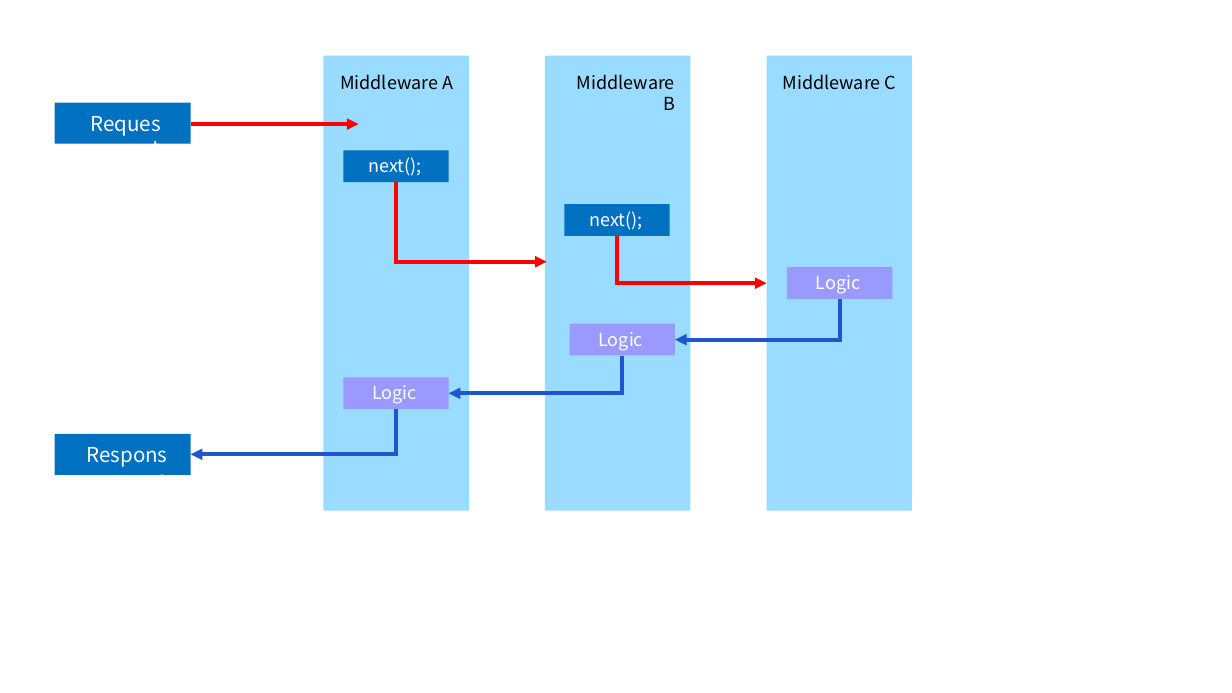
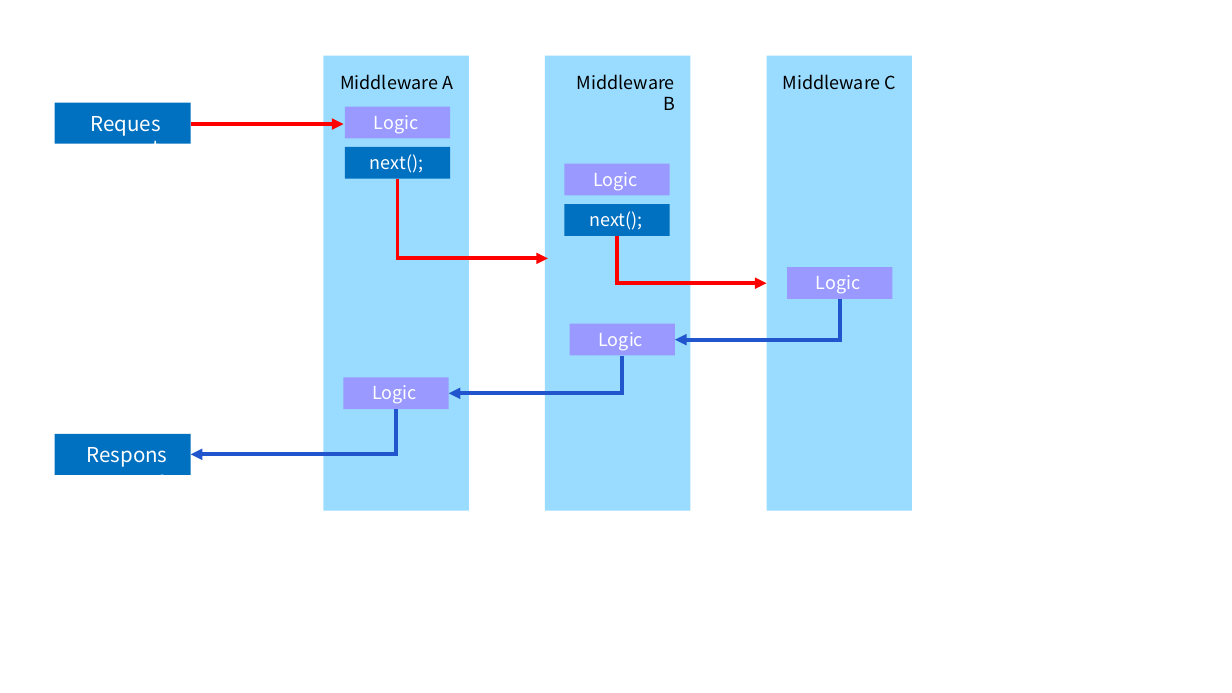
Before and after one commit to yeong-hyeon-kim/Any-Code, a slide deck: slide 26 of Image/Diagram/Canvas.pptx. Drawn at 1232x693 pixels with LibreOffice and Linux fonts; fonts in the diff are those of the drawing. Boxes give left, top, right and bottom in pixels: in the first picture for what was removed or moved away, otherwise in the second. Text is boxed around its words. In the diff, an @@ line names an element or a change of style, - is before the commit and + after.

```diff
--- a/Image/Diagram/Canvas.pptx
+++ b/Image/Diagram/Canvas.pptx
@@ rectangle added at [345,106,450,138], fill #9999FF @@
@@ text added at [374,115,419,134], 14 pt, text #FFFFFF @@
+Logic
@@ arrow moved from (190, 124) - (359, 124) to (190, 124) - (344, 124) @@
@@ rectangle: place and size @@
-rectangle at [344,151,449,182]
+rectangle at [345,147,450,178]
@@ elbow arrow moved from (396, 182) - (547, 262) to (397, 178) - (548, 259) @@
@@ rectangle added at [565,164,670,195], fill #9999FF @@
@@ text added at [593,172,638,191], 14 pt, text #FFFFFF @@
+Logic
```
Also in this commit, not shown: 1 slide added, 2 other files.
